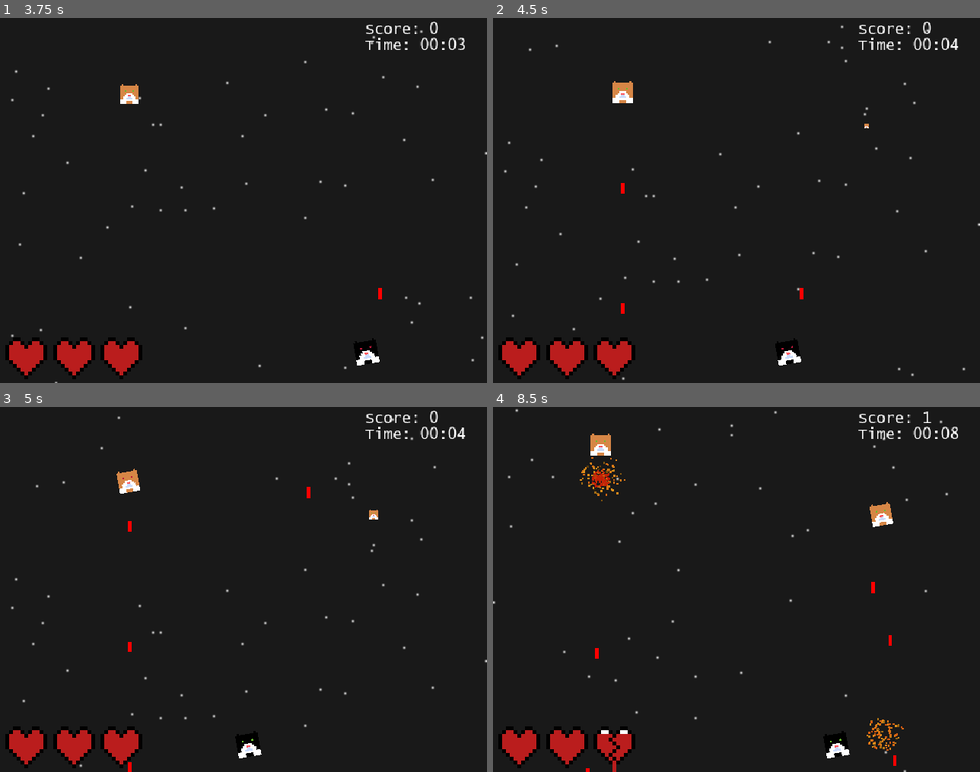
Above: before the commit, frames 1-4 (two rows, left to right).
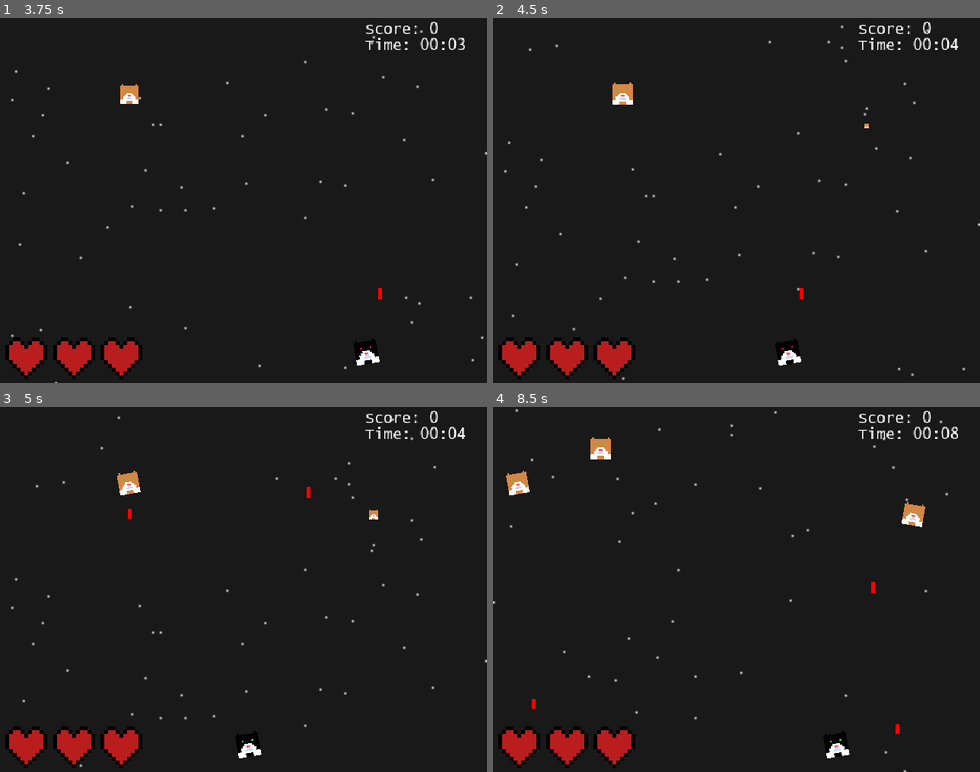
Above: after the commit, the same moments.

Repository: mrborghini/cat-game
Game: Godot game, scene res://scenes/main.tscn
The game is run twice, just before and just after one commit, with the same random seed, the same clock (stepped at 60 frames per second) and the same inputs.
Inputs (mouse positions are in pixels of both pictures, inside the frame that each line leads up to):
- Up to frame 1 (3.75 s): move the mouse to (87, 36) at 0.52 s; hold D (right) 0.53-1.28 s; click (87, 36) at 0.6 s; move the mouse to (423, 43) at 1.27 s; hold A (left) 1.28-2.03 s; click (423, 43) at 1.35 s; move the mouse to (292, 120) at 2.02 s; hold D (right) 2.03-3.53 s; click (292, 120) at 2.1 s; move the mouse to (219, 273) at 2.77 s; click (219, 273) at 2.85 s; move the mouse to (389, 255) at 3.52 s; hold A (left) from 3.53 s (still down); click (389, 255) at 3.6 s
- Up to frame 2 (4.5 s): keep holding A (left); move the mouse to (590, 145) at 4.27 s; click (590, 145) at 4.35 s
- Up to frame 3 (5 s): keep holding A (left)
- Up to frame 4 (8.5 s): move the mouse to (760, 589) at 5.02 s; click (760, 589) at 5.1 s; move the mouse to (663, 498) at 5.77 s; release A (left) at 5.78 s; hold D (right) 5.78-8.03 s; click (663, 498) at 5.85 s; move the mouse to (843, 571) at 6.52 s; click (843, 571) at 6.6 s; move the mouse to (639, 607) at 7.27 s; click (639, 607) at 7.35 s; move the mouse to (785, 509) at 8.02 s; hold A (left) from 8.03 s (still down); click (785, 509) at 8.1 s

Frame 1 is identical in both runs. In frame 2, 0.1% of the frame differs, in the area x 24-29%, y 17-82%; in frame 3, 0.2%; in frame 4, 1.5%, in the area x 2-90%, y 1-100%.

Commit message:
Added boss probablility changes

Diff:
--- a/scenes/lose_screen.tscn
+++ b/scenes/lose_screen.tscn
@@ -40,6 +40,7 @@
 text = "A problem has been detected and Windows has been shut down to prevent damage to your computer.
 
 *** SCORE: :score:
+*** HIGH SCORE: :highscore:
 (0xFFFFF880009A9928, 0xFFFFFFFFC0000034, 0x0000000000000000, 0x0000000000000000)
 
 INACCESSIBLE_BOOT_DEVICE
--- a/scripts/blue_screen.gd
+++ b/scripts/blue_screen.gd
@@ -10,6 +10,7 @@
 
 func update_message() -> void:
 	current_message = current_message.replace(":score:", str(PlayerScores.score))
+	current_message = current_message.replace(":highscore:", str(PlayerScores.high_score))
 	current_message = current_message.replace(":time:", str(PlayerScores.get_time_string().to_upper()))
 
 func _ready() -> void:
--- a/scripts/enemy.gd
+++ b/scripts/enemy.gd
@@ -9,8 +9,9 @@
 @export var growth_scale: float = 1
 @export var become_boss_chance: float = 0.001
 @export var is_boss: bool = false
-@export var boss_health: int = 500
+@export var boss_health: int = 50
 @export var boss_scale: float = 5
+@export var shoot_chance: float = 0.7
 
 var growth_time: float = 0
 
@@ -22,6 +23,7 @@
 	if is_boss:
 		health = boss_health
 		growth_scale = boss_scale
+		score_on_death = int(boss_health / 2)
 
 func spawn_animation(delta: float) -> bool:
 	var scale_x: int = ceil(self.scale.x * 10)
@@ -49,7 +51,6 @@
 		return
 
 	handle_movement()
-	shoot(true)
 	handle_shoot_delay(delta)
 	current_time += delta
 
@@ -59,7 +60,11 @@
 	if left_movement_chance == 0:
 		return
 
-	var left: bool = randf_range(0.1, 1.0) < left_movement_chance
+	var left: bool = randf() < left_movement_chance
+	var will_shoot: = randf() < shoot_chance
+
+	if will_shoot:
+		shoot(true)
 
 	if left:
 		self.move_direction = MOVE_SET.LEFT
--- a/scripts/entity.gd
+++ b/scripts/entity.gd
@@ -10,6 +10,7 @@
 @export var shoot_delay_ms: float = 300
 @export var shoot_animation_speed: float = 3
 @export var projectile_damage: int = 1
+@export var score_on_death: int = 1
 
 var current_time: float = 0
 var last_shot_time: float = 0
@@ -23,9 +24,11 @@
 	health -= damage
 
 func handle_health() -> void:
-	if health <= 0:
-		PlayerScores.score += 1
-		queue_free()
+	if health > 0:
+		return
+
+	PlayerScores.add_score(score_on_death)
+	queue_free()
 
 func handle_movement() -> void:
 	match move_direction:
--- a/scripts/player.gd
+++ b/scripts/player.gd
@@ -30,7 +30,7 @@
 	if !projectile_scene:
 		push_error("No projectile has been set")
 		assert(false, "No projectile has been set")
-
+	self.score_on_death = 0
 	self.last_health = self.health
 
 func handle_controls() -> void:
--- a/scripts/player_scores.gd
+++ b/scripts/player_scores.gd
@@ -3,6 +3,7 @@
 
 var score_time: float = 0
 var score: int = 0
+var high_score: int = 0
 var game_over: bool = false
 
 func get_time_string() -> String:
@@ -10,3 +11,8 @@
     var player_score_minutes: int = floor(total_seconds / 60.0)
     var player_score_seconds: int = total_seconds % 60
     return "Time: %02d:%02d" % [player_score_minutes, player_score_seconds]
+
+func add_score(amount: int) -> void:
+    score += amount
+    if high_score <= score:
+        high_score = score
